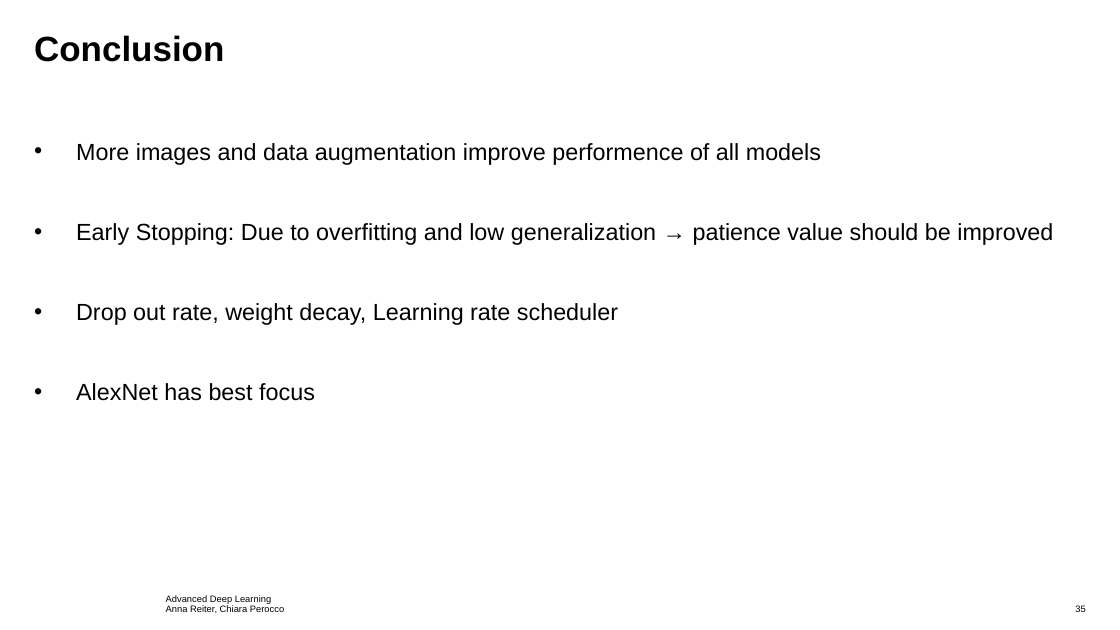
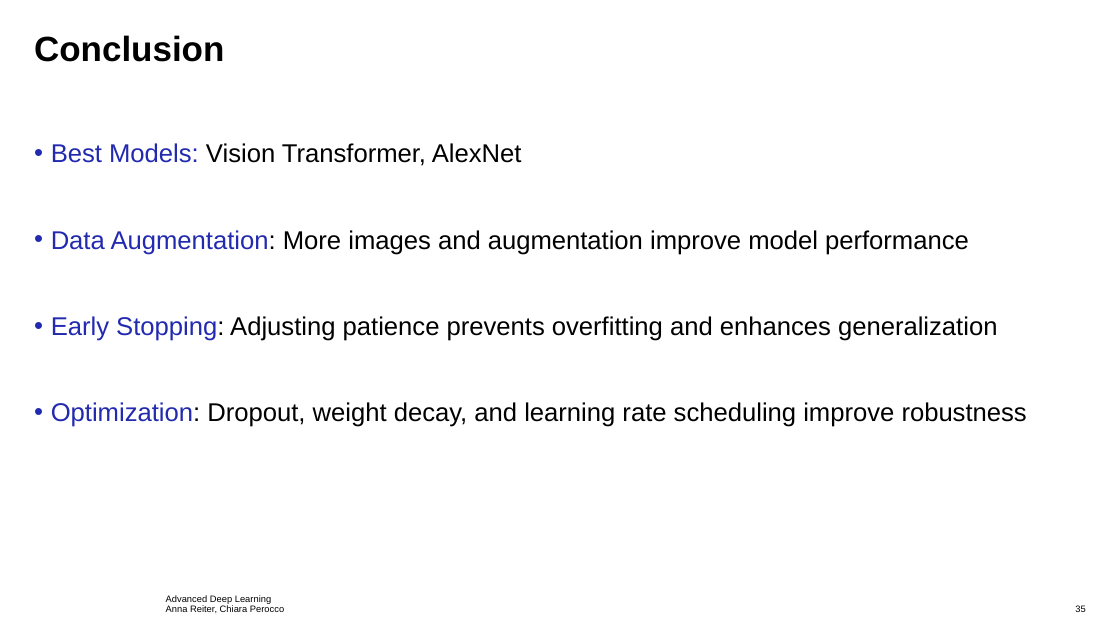
Before and after one commit to ChiaraPerocco/ADL-Project, a slide deck: slide 35 of Presentation/pres.pptx. Drawn at 1120x630 pixels with LibreOffice and Linux fonts; fonts in the diff are those of the drawing; background and template pictures are left out. Boxes give left, top, right and bottom in pixels: in the first picture for what was removed or moved away, otherwise in the second. Text is boxed around its words. In the diff, an @@ line names an element or a change of style, - is before the commit and + after.

Commit message:
Readme, article images, presentation

```diff
--- a/Presentation/pres.pptx
+++ b/Presentation/pres.pptx
@@ text at (51, 143, 1027, 427): text changed; size 20 to 22 pt @@
-• More images and data augmentation improve performence of all models
-• Early Stopping: Due to overfitting and low generalization → patience value should be improved
-• Drop out rate, weight decay, Learning rate scheduler
-• AlexNet has best focus
+• Best Models: Vision Transformer, AlexNet
+• Data Augmentation: More images and augmentation improve model performance
+• Early Stopping: Adjusting patience prevents overfitting and enhances generalization
+• Optimization: Dropout, weight decay, and learning rate scheduling improve robustness
```
Also in this commit, not shown: 4 other slides changed, 10 other files.
